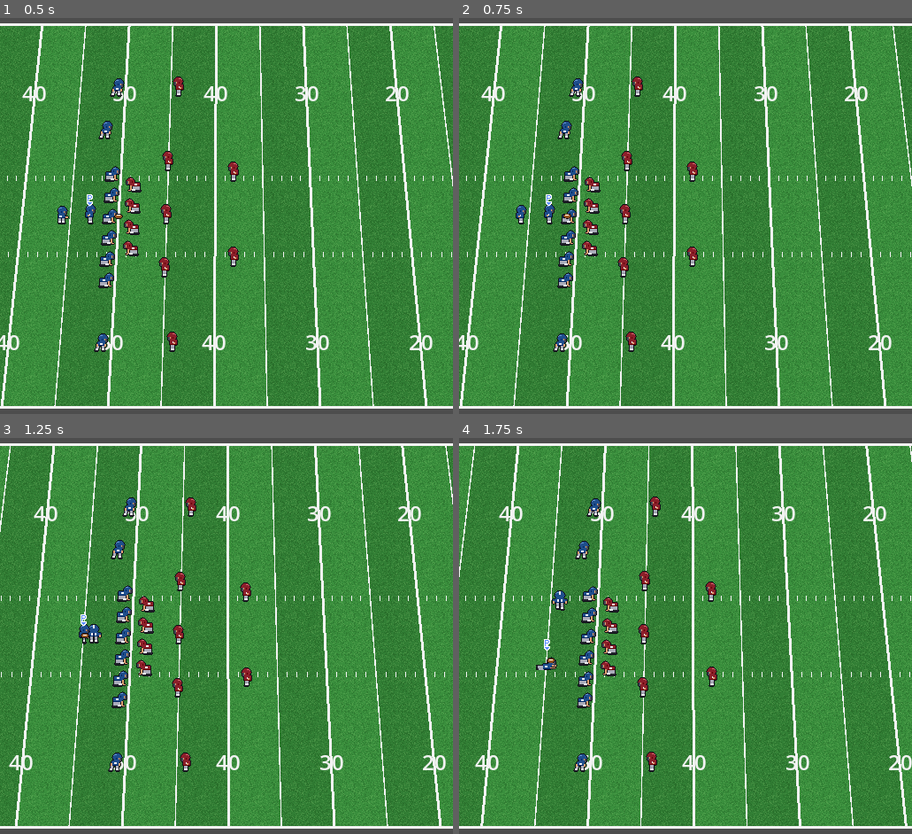
Above: before the commit, frames 1-4 (two rows, left to right).
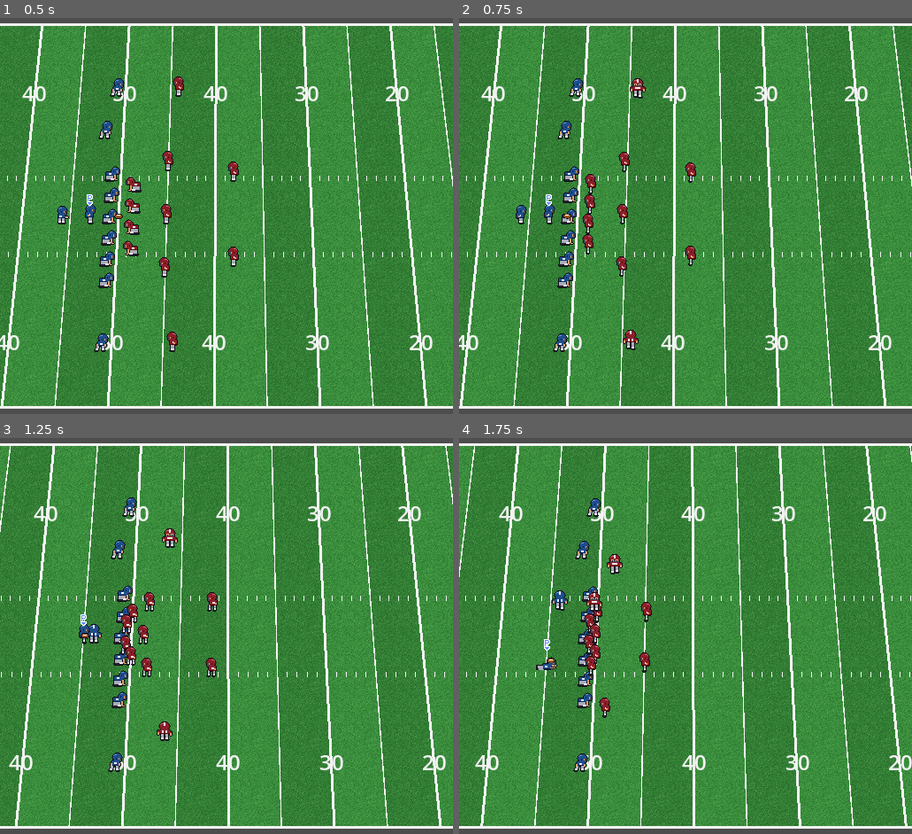
Above: after the commit, the same moments.

Repository: joaorodrigues1994/total-football
Game: Godot game, scene res://scenes/main.tscn
The game is run twice, just before and just after one commit, with the same random seed, the same clock (stepped at 60 frames per second) and the same inputs.
Inputs:
- Up to frame 1 (0.5 s): no input
- Up to frame 2 (0.75 s): hold Right (ui_right) from 0.53 s (still down); tap A (btn_a) at 0.6 s
- Up to frame 3 (1.25 s): keep holding Right (ui_right); tap D (btn_d) at 0.8 s
- Up to frame 4 (1.75 s): release Right (ui_right) at 1.28 s; hold Down (ui_down) from 1.28 s (still down); tap D (btn_d) at 1.35 s; tap S (btn_s) at 1.55 s

Frame 1 is identical in both runs. In frame 2, 1.1% of the frame differs, in the area x 27-53%, y 14-85%; in frame 3, 1.9%; in frame 4, 2.0%, in the area x 26-58%, y 14-85%.

Commit message:
Etapa 8: tackles, sacks, IA da defesa e troca de defensor com A
Co-Authored-By: Claude Sonnet 5.5 <noreply@anthropic.com>

Diff:
--- /dev/null
+++ b/scripts/ai/defender_ai.gd
@@ -0,0 +1,19 @@
+class_name DefenderAI
+extends Node
+## IA mínima da defesa: vai em linha reta até o alvo que a partida indicar. Filho do Player.
+
+const STOP_DISTANCE := 4.0
+
+var match: Match
+
+
+func _physics_process(_delta: float) -> void:
+	var player := get_parent() as Player
+	if player.is_controlled:
+		return
+	var target = match.defender_target(player.role)
+	if target == null:
+		player.input_dir = Vector2.ZERO
+		return
+	var to_target: Vector2 = target - player.global_position
+	player.input_dir = to_target.normalized() if to_target.length() > STOP_DISTANCE else Vector2.ZERO
--- a/scripts/entities/player.gd
+++ b/scripts/entities/player.gd
@@ -12,7 +12,7 @@
 const DIVE_TIME := 0.2
 const DIVE_YARDS := 2.0
 
-## Emitido quando o jogador termina o pulo e cai no chão.
+## Emitido quando o jogador cai no chão para ficar (fim do pulo ou tackle sofrido).
 signal downed
 
 @export var team := Team.A
@@ -36,8 +36,12 @@
 		is_pass_target = value
 		_target_marker.visible = value
 
+## Tempo em que este defensor não pode tentar tackle (depois de errar um tackle).
+var tackle_cooldown := 0.0
+
 var action := Action.NONE
 var _action_timer := 0.0
+var _get_up_time := 0.0
 var _juke_cooldown := 0.0
 var _sprite := AnimatedSprite2D.new()
 var _marker := ControlMarker.new()
@@ -66,7 +70,7 @@
 			global_position.x, global_position.y, FieldPerspective.camera_x(self)) - global_position.x
 
 
-## Finta para escapar de tackles (a esquiva em si vale a partir da etapa de tackles).
+## Finta: durante ela o portador escapa de tackles.
 func try_juke() -> bool:
 	if action != Action.NONE or _juke_cooldown > 0.0:
 		return false
@@ -85,14 +89,28 @@
 	return true
 
 
+## Derruba o jogador. Com get_up_time > 0 ele se levanta depois; sem, fica no chão (fim da jogada).
+func knock_down(get_up_time := 0.0) -> void:
+	action = Action.DOWN
+	velocity = Vector2.ZERO
+	_get_up_time = get_up_time
+	if get_up_time <= 0.0:
+		downed.emit()
+
+
 func is_juking() -> bool:
 	return action == Action.JUKE
 
 
 func _physics_process(delta: float) -> void:
 	_juke_cooldown = maxf(_juke_cooldown - delta, 0.0)
+	tackle_cooldown = maxf(tackle_cooldown - delta, 0.0)
 	if action == Action.DOWN:
 		velocity = Vector2.ZERO
+		if _get_up_time > 0.0:
+			_get_up_time -= delta
+			if _get_up_time <= 0.0:
+				action = Action.NONE
 		_update_animation()
 		return
 	if action == Action.DIVE:
--- a/scripts/input/input_setup.gd
+++ b/scripts/input/input_setup.gd
@@ -1,12 +1,13 @@
 class_name InputSetup
 extends RefCounted
-## Registra as ações de teclado do jogo (A, S, D) e a tecla temporária de reset (R).
+## Registra as ações de teclado do jogo (A, S, D) e as teclas temporárias de reset (R) e de trocar ataque/defesa (T).
 
 const KEYS := {
 	"btn_a": KEY_A,
 	"btn_s": KEY_S,
 	"btn_d": KEY_D,
 	"debug_reset": KEY_R,
+	"debug_swap_side": KEY_T,
 }
 
 
--- a/scripts/match/match.gd
+++ b/scripts/match/match.gd
@@ -1,14 +1,16 @@
 class_name Match
 extends Node2D
-## Monta a partida e conduz a jogada: formação, snap, corrida (handoff) e passe.
+## Monta a partida e conduz a jogada: formação, snap, corrida (handoff), passe e tackles.
 
 enum State { PRE_SNAP, SNAP, HANDOFF, DROPBACK, PASSING, FLIGHT, RUNNING, DEAD }
 enum PlayType { RUN, PASS }
+enum Side { OFFENSE, DEFENSE }
 
 const PLAYER_SCENE := preload("res://scenes/player.tscn")
 const STANCE_ROLES := ["LT", "LG", "C", "RG", "RT", "TE", "LDE", "LDT", "RDT", "RDE"]
 const START_ROLES := ["WR1", "WR2", "WR3"]
 const READY_ROLES := ["RB"]
+const RUSH_ROLES := ["LDE", "LDT", "RDT", "RDE"]
 const SNAP_TIME := 0.3
 const HANDOFF_DISTANCE := 18.0
 ## Depois da entrega o QB sai lateralmente da frente do RB por este tempo.
@@ -16,6 +18,13 @@
 const DROPBACK_YARDS := 5.0
 const BALL_SPEED := 360.0
 const CATCH_RADIUS := 20.0
+## Contato (corpos se tocam a 14 px) que derruba o portador.
+const TACKLE_RADIUS := 16.0
+## Depois de errar o tackle (portador em juke) o defensor não tenta de novo por este tempo.
+const MISS_COOLDOWN := 0.6
+const GET_UP_TIME := 0.8
+## Na defesa a CPU dá o snap depois deste tempo (janela para trocar de defensor com A).
+const DEFENSE_SNAP_DELAY := 5.0
 ## O ataque (virado para a direita) fica deslocado para a esquerda da tela, mostrando mais campo à frente.
 const CAMERA_LOOK_AHEAD := 170.0
 ## Margem mínima (px) entre o QB e a borda da tela durante o passe.
@@ -27,6 +36,9 @@
 
 var state := State.PRE_SNAP
 var play_type := PlayType.RUN
+## Lado controlado pelo humano. TEMPORÁRIO: alterna com a tecla T até existir posse alternada.
+var human_side := Side.OFFENSE
+var play_result := ""
 var offense: Array[Player] = []
 var defense: Array[Player] = []
 var scrimmage_spot := Vector2.ZERO
@@ -40,6 +52,8 @@
 var _receivers: Array[Player] = []
 var _runners: Array[RouteRunner] = []
 var _target_index := 0
+var _defense_index := 0
+var _presnap_time := 0.0
 var _flight: PassFlight
 var _snap_progress := 0.0
 var _snap_from := Vector2.ZERO
@@ -57,13 +71,16 @@
 
 
 func _physics_process(delta: float) -> void:
-	if Input.is_action_just_pressed("debug_reset"):  # TEMPORÁRIO: some quando existirem os tackles.
+	if Input.is_action_just_pressed("debug_reset"):  # TEMPORÁRIO
+		_setup()
+		return
+	if Input.is_action_just_pressed("debug_swap_side") and state == State.PRE_SNAP:  # TEMPORÁRIO
+		human_side = Side.DEFENSE if human_side == Side.OFFENSE else Side.OFFENSE
 		_setup()
 		return
 	match state:
 		State.PRE_SNAP:
-			if Input.is_action_just_pressed("btn_a"):
-				_start_play()
+			_update_pre_snap(delta)
 		State.SNAP:
 			_snap_progress = minf(_snap_progress + delta / SNAP_TIME, 1.0)
 			_ball.world_pos = _snap_from.lerp(_hands(_qb), _snap_progress)
@@ -94,23 +111,47 @@
 		State.RUNNING:
 			_ball.world_pos = _hands(_carrier)
 			_clear_qb(delta)
-			if Input.is_action_just_pressed("btn_s"):
-				_carrier.try_juke()
-			if Input.is_action_just_pressed("btn_d"):
-				_carrier.try_dive()
+			if human_side == Side.OFFENSE:
+				if Input.is_action_just_pressed("btn_s"):
+					_carrier.try_juke()
+				if Input.is_action_just_pressed("btn_d"):
+					_carrier.try_dive()
+			elif _carrier.action != Player.Action.DOWN:
+				_carrier.input_dir = Vector2.RIGHT  # CPU: corre reto para a frente
 		State.DEAD:
 			if _carrier:
 				_ball.world_pos = _hands(_carrier)
 			_clear_qb(delta)
+	if state in [State.HANDOFF, State.DROPBACK, State.PASSING, State.RUNNING]:
+		_check_tackles()
+	if human_side == Side.DEFENSE:
+		_anchor.global_position = _ball.world_pos
+
+
+## Ataque: A dá o snap (Esquerda + A = passe). Defesa: A troca de defensor e a CPU dá o snap.
+func _update_pre_snap(delta: float) -> void:
+	if human_side == Side.OFFENSE:
+		if Input.is_action_just_pressed("btn_a"):
+			_start_play()
+		return
+	if Input.is_action_just_pressed("btn_a"):
+		_defense_index = (_defense_index + 1) % defense.size()
+		_controller.controlled = defense[_defense_index]
+	_presnap_time -= delta
+	if _presnap_time <= 0.0:
+		_start_play()
 
 
 func _start_play() -> void:
-	play_type = PlayType.PASS if Input.is_action_pressed("ui_left") else PlayType.RUN
+	var is_pass := human_side == Side.OFFENSE and Input.is_action_pressed("ui_left")
+	play_type = PlayType.PASS if is_pass else PlayType.RUN
 	_rb.pose = ""
 	_snap_progress = 0.0
 	_snap_from = _ball.world_pos
 	state = State.SNAP
-	if play_type == PlayType.PASS:
+	if human_side == Side.DEFENSE:
+		_controller.enabled = true  # a troca de defensor fica travada a partir do snap
+	if is_pass:
 		for i in _receivers.size():
 			var p := _receivers[i]
 			p.pose = ""
@@ -118,11 +159,50 @@
 		_set_target(0)
 
 
-## Durante o passe, enquadra o recebedor selecionado sem perder o QB de vista.
-func _frame_pass() -> void:
-	var half_width := get_viewport_rect().size.x / 2.0
-	var gap := _receivers[_target_index].global_position.x - _qb.global_position.x
-	camera.look_ahead.x = clampf(gap / 2.0, CAMERA_LOOK_AHEAD, half_width - CAMERA_QB_MARGIN)
+## Para onde cada defensor vai. null = fica parado.
+func defender_target(role: String) -> Variant:
+	match state:
+		State.SNAP, State.HANDOFF, State.DROPBACK, State.PASSING:
+			if play_type == PlayType.RUN or role in RUSH_ROLES:
+				return (_carrier if _carrier else _qb).global_position
+		State.RUNNING:
+			return _carrier.global_position
+	return null
+
+
+func _check_tackles() -> void:
+	if _carrier == null or _carrier.action == Player.Action.DOWN:
+		return
+	for d in defense:
+		if d.action == Player.Action.DOWN or d.tackle_cooldown > 0.0:
+			continue
+		if d.global_position.distance_to(_carrier.global_position) > TACKLE_RADIUS:
+			continue
+		if _carrier.is_juking():
+			d.tackle_cooldown = MISS_COOLDOWN
+			continue
+		_tackle(d)
+		return
+
+
+func _tackle(defender: Player) -> void:
+	var sack := _carrier == _qb and play_type == PlayType.PASS
+	defender.facing = (_carrier.global_position - defender.global_position).normalized()
+	defender.knock_down(GET_UP_TIME)
+	_carrier.knock_down()
+	_end_play("sack" if sack else "tackle")
+
+
+func _end_play(result: String) -> void:
+	state = State.DEAD
+	play_result = result
+	if _controller.controlled:
+		_controller.controlled.input_dir = Vector2.ZERO
+	_controller.enabled = false
+	for runner in _runners:
+		runner.stop()
+	for p in offense:
+		p.input_dir = Vector2.ZERO
 
 
 func _update_handoff() -> void:
@@ -134,6 +214,13 @@
 		_take_control(_rb)
 		_clear_time = CLEAR_TIME
 		_clear_side = -1.0
+
+
+## Durante o passe, enquadra o recebedor selecionado sem perder o QB de vista.
+func _frame_pass() -> void:
+	var half_width := get_viewport_rect().size.x / 2.0
+	var gap := _receivers[_target_index].global_position.x - _qb.global_position.x
+	camera.look_ahead.x = clampf(gap / 2.0, CAMERA_LOOK_AHEAD, half_width - CAMERA_QB_MARGIN)
 
 
 ## S troca o recebedor, D lança a bola.
@@ -163,6 +250,7 @@
 	_flight = PassFlight.new(from, aim, t, minf(40.0, from.distance_to(aim) * 0.25))
 	_qb.input_dir = Vector2.ZERO
 	_controller.enabled = false
+	_carrier = null
 	_anchor.global_position = from
 	camera.look_ahead.x = CAMERA_LOOK_AHEAD
 	camera.target = _anchor
@@ -184,8 +272,7 @@
 			_receivers[i].is_pass_target = false
 		_take_control(catcher)
 	else:
-		_carrier = null
-		state = State.DEAD  # passe incompleto
+		_end_play("incomplete")
 
 
 func _nearest_receiver(spot: Vector2) -> Player:
@@ -199,20 +286,21 @@
 	return best
 
 
-## O jogador passa a ser o portador controlado pelo humano.
+## O jogador passa a ser o portador. Com o humano no ataque, ele também passa a controlá-lo.
 func _take_control(player: Player) -> void:
 	_carrier = player
 	player.pose = ""
-	_controller.controlled = player
-	_controller.enabled = true
-	camera.target = player
+	if human_side == Side.OFFENSE:
+		_controller.controlled = player
+		_controller.enabled = true
+		camera.target = player
 	player.downed.connect(_on_carrier_downed, CONNECT_ONE_SHOT)
 	state = State.RUNNING
 
 
 func _on_carrier_downed() -> void:
-	state = State.DEAD
-	_controller.enabled = false
+	if state != State.DEAD:
+		_end_play("down")
 
 
 func _setup() -> void:
@@ -234,25 +322,37 @@
 		receiver.add_child(runner)
 		_receivers.append(receiver)
 		_runners.append(runner)
+	for d in defense:
+		var ai := DefenderAI.new()
+		ai.match = self
+		d.add_child(ai)
 	_carrier = null
 	_flight = null
+	play_result = ""
+	_defense_index = 0
+	_presnap_time = DEFENSE_SNAP_DELAY
 	state = State.PRE_SNAP
 
 	_controller = HumanController.new()
 	add_child(_controller)
 	_controller.enabled = false
-	_controller.controlled = _qb
+	_controller.controlled = _qb if human_side == Side.OFFENSE else defense[0]
 
 	_ball = Ball.new()
 	_ball.world_pos = scrimmage_spot
 	add_child(_ball)
 	_anchor = Node2D.new()
 	add_child(_anchor)
+	_anchor.global_position = scrimmage_spot
 
 	if camera:
-		camera.look_ahead = Vector2(CAMERA_LOOK_AHEAD, 0.0)
-		camera.target = _qb
-		camera.global_position = _qb.global_position + camera.look_ahead
+		if human_side == Side.OFFENSE:
+			camera.look_ahead = Vector2(CAMERA_LOOK_AHEAD, 0.0)
+			camera.target = _qb
+		else:
+			camera.look_ahead = Vector2.ZERO
+			camera.target = _anchor
+		camera.global_position = camera.target.global_position + camera.look_ahead
 
 
 ## O QB sai para o lado oposto ao que o RB corta; sem corte, vai para a esquerda do ataque.
Not shown, added: scripts/ai/defender_ai.gd.uid
